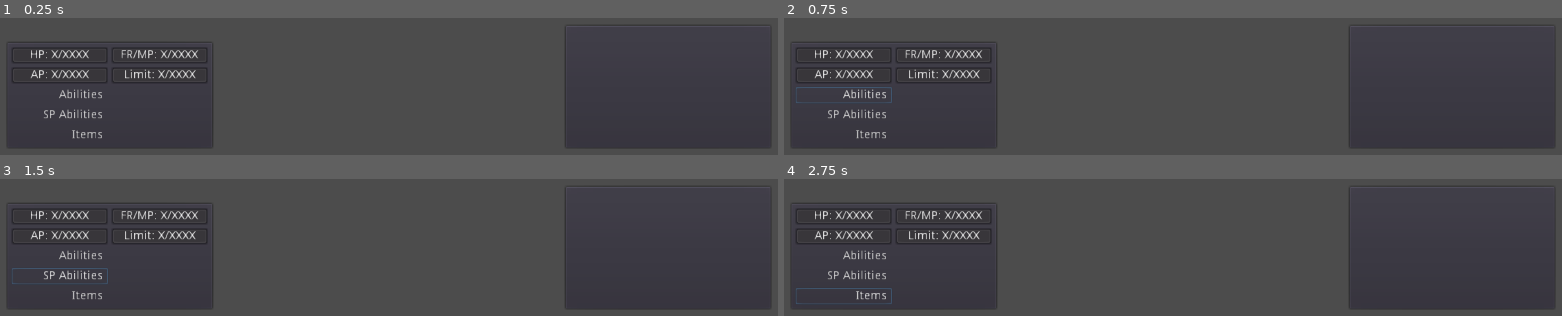
Above: before the commit, frames 1-4 (two rows, left to right).
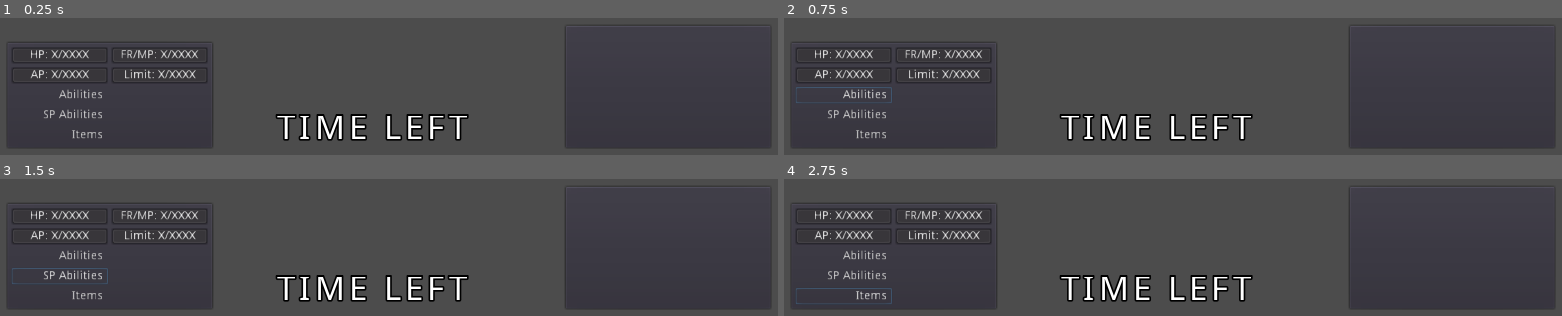
Above: after the commit, the same moments.

Repository: cypher31/come-sail-away
Game: Godot game, scene res://stage_battle/stage_battle.tscn
The game is run twice, just before and just after one commit, with the same random seed, the same clock (stepped at 60 frames per second) and the same inputs. This scene is started directly instead of the project's main scene. The engine's default icon, where the game draws it, is replaced by a stand-in: a white triangle on a blue panel in a dark square.
Inputs:
- Up to frame 1 (0.25 s): no input
- Up to frame 2 (0.75 s): click "Abilities" at 0.5 s
- Up to frame 3 (1.5 s): click "SP Abilities" at 1.25 s
- Up to frame 4 (2.75 s): click "Items" at 2 s

The runs differ from the first frame. In frame 1, 2.3% of the frame differs, in the area x 35-61%, y 70-90%; in frame 2, 2.3%; in frame 3, 2.3%; in frame 4, 2.3%.
Error before the commit: Invalid call. Nonexistent function 'get_node' in base 'Nil'. (res://utility.gd:45)
Error after the commit: Invalid call. Nonexistent function 'get_node' in base 'Nil'. (res://utility.gd:46)

Commit message:
Added time left display to battle stage

Diff:
--- a/enemy_base/enemy_base.gd
+++ b/enemy_base/enemy_base.gd
@@ -3,15 +3,23 @@
 
 #enemy stats
 var health : int = 10
-var health_points : int = health
-var armor = 0
-var speed = 5
+var armor : int = 0
+var speed : int = 5
+var strength : int = 2
+var dexterity : int = 2
 var direction : Vector2 = Vector2(-1,0)
 var moving : bool
-var turn_timer : Timer
+var action_max : int = (speed + strength) * 2 + dexterity
 var turn_active : bool = false #variable to check if it is this characters turn or not
 var turn_count : int #variable to check what key this entity was given to remove from turn dict
 var in_battle : bool #variablet to check if entity is in a battle or not
+
+#battle stats
+var health_points : int = health #health during battle
+var action_points : int = 0 #always starts at zero
+var turn_timer : Timer
+var char_class : String #character base clas
+var class_base : String = "enemy"
 
 onready var anim_player = $AnimationPlayer
 
@@ -41,7 +49,9 @@
 
 	#turn handling -
 	if !turn_timer.paused:
-		print(turn_timer.get_time_left())
+		var time_to_show = time_left
+		var format_time = "%3.2f" % time_left
+		utility.emit_signal("update_battle_time", format_time)
 		pass
 
 	if time_left <= 0.01 and in_battle:
--- a/main_char_prototype/main_char_prototype.gd
+++ b/main_char_prototype/main_char_prototype.gd
@@ -149,7 +149,9 @@
 
 	#turn handling -
 	if !turn_timer.paused:
-		print(turn_timer.get_time_left())
+		var time_to_show = time_left
+		var format_time = "%3.2f" % time_left
+		utility.emit_signal("update_battle_time", format_time)
 		pass
 
 	if time_left <= 0.01 and in_battle:
--- a/menu_battle_player/menu_battle_player.tscn
+++ b/menu_battle_player/menu_battle_player.tscn
@@ -4,7 +4,7 @@
 margin_right = 290.0
 margin_bottom = 540.0
 custom_constants/margin_right = 20
-custom_constants/margin_top = 10
+custom_constants/margin_top = 20
 custom_constants/margin_left = 20
 custom_constants/margin_bottom = 20
 __meta__ = {
--- a/stage_battle/stage_battle.gd
+++ b/stage_battle/stage_battle.gd
@@ -11,6 +11,7 @@
 	utility.connect("turn_over", self, "_next_turn")
 	utility.connect("entity_hp_zero", self, "_remove_turn")
 	utility.connect("update_battle_menu", self, "_update_battle_menu")
+	utility.connect("update_battle_time", self, "_update_battle_time")
 	pass # Replace with function body.
 
 
@@ -83,7 +84,7 @@
 	return
 
 func _update_battle_menu(character):
-	var battle_menu = $container_menu/menu_battle_player
+	var battle_menu = $container_menu/container_menu_bot/menu_battle_player
 	var menu_name : Label= battle_menu.get_node("PanelContainer/VBoxContainer/name")
 	var bar_hp : ProgressBar = battle_menu.get_node("PanelContainer/VBoxContainer/hp_rs_container/bar_hp")
 	var bar_hp_label : Label = bar_hp.get_node("Label")
@@ -140,6 +141,9 @@
 	var final_string_action = label_string_action % [character.action_points, character.action_max]
 	bar_action_label.set_text(final_string_action)
 
+	if char_class == "enemy":
+		return
+
 	#set limit bar
 	bar_limit.max_value = character.limit_points_max
 	bar_limit.set_value(character.limit_points)
@@ -147,3 +151,8 @@
 	var final_string_limit = label_string_limit % [character.limit_points, character.limit_points_max]
 	bar_limit_label.set_text(final_string_limit)
 	return
+
+func _update_battle_time(time):
+	var label_time_left : Label = $container_menu/container_menu_bot/container_time/mc/label_time_left
+	label_time_left.set_text(str(time))
+	return
--- a/stage_battle/stage_battle.tscn
+++ b/stage_battle/stage_battle.tscn
@@ -1,7 +1,15 @@
-[gd_scene load_steps=3 format=2]
+[gd_scene load_steps=5 format=2]
 
 [ext_resource path="res://stage_battle/stage_battle.gd" type="Script" id=1]
 [ext_resource path="res://menu_battle_player/menu_battle_player.tscn" type="PackedScene" id=2]
+[ext_resource path="res://assets/fonts/NotoSans-Regular.ttf" type="DynamicFontData" id=3]
+
+[sub_resource type="DynamicFont" id=1]
+size = 40
+outline_size = 2
+outline_color = Color( 0, 0, 0, 1 )
+extra_spacing_char = 5
+font_data = ExtResource( 3 )
 
 [node name="stage_battle" type="Node2D"]
 pause_mode = 2
@@ -33,30 +41,76 @@
 "_edit_lock_": true
 }
 
-[node name="container_menu" type="HBoxContainer" parent="."]
-margin_right = 960.0
-margin_bottom = 540.0
-rect_min_size = Vector2( 960, 540 )
+[node name="container_menu" type="VBoxContainer" parent="."]
+margin_right = 40.0
+margin_bottom = 40.0
+custom_constants/separation = 0
 __meta__ = {
 "_edit_use_anchors_": false
 }
 
-[node name="menu_battle_player" parent="container_menu" instance=ExtResource( 2 )]
+[node name="container_menu_top" type="HBoxContainer" parent="container_menu"]
+margin_right = 960.0
+margin_bottom = 270.0
+rect_min_size = Vector2( 960, 270 )
+__meta__ = {
+"_edit_use_anchors_": false
+}
 
-[node name="menu_enemy_stats" type="MarginContainer" parent="container_menu"]
+[node name="container_menu_bot" type="HBoxContainer" parent="container_menu"]
+margin_top = 270.0
+margin_right = 960.0
+margin_bottom = 540.0
+rect_min_size = Vector2( 960, 270 )
+__meta__ = {
+"_edit_use_anchors_": false
+}
+
+[node name="menu_battle_player" parent="container_menu/container_menu_bot" instance=ExtResource( 2 )]
+margin_bottom = 270.0
+
+[node name="container_time" type="VBoxContainer" parent="container_menu/container_menu_bot"]
+margin_left = 294.0
+margin_right = 625.0
+margin_bottom = 270.0
+size_flags_horizontal = 3
+size_flags_vertical = 3
+
+[node name="mc" type="MarginContainer" parent="container_menu/container_menu_bot/container_time"]
+margin_top = 175.0
+margin_right = 331.0
+margin_bottom = 270.0
+size_flags_vertical = 10
+custom_constants/margin_right = 20
+custom_constants/margin_top = 20
+custom_constants/margin_left = 20
+custom_constants/margin_bottom = 20
+
+[node name="label_time_left" type="Label" parent="container_menu/container_menu_bot/container_time/mc"]
+margin_left = 20.0
+margin_top = 20.0
+margin_right = 311.0
+margin_bottom = 75.0
+size_flags_vertical = 10
+custom_fonts/font = SubResource( 1 )
+text = "TIME LEFT"
+align = 1
+valign = 1
+
+[node name="menu_enemy_stats" type="MarginContainer" parent="container_menu/container_menu_bot"]
 margin_left = 670.0
 margin_right = 960.0
-margin_bottom = 540.0
+margin_bottom = 270.0
 size_flags_horizontal = 10
 custom_constants/margin_right = 20
 custom_constants/margin_top = 10
 custom_constants/margin_left = 20
 custom_constants/margin_bottom = 20
 
-[node name="PanelContainer" type="PanelContainer" parent="container_menu/menu_enemy_stats"]
+[node name="PanelContainer" type="PanelContainer" parent="container_menu/container_menu_bot/menu_enemy_stats"]
 margin_left = 20.0
-margin_top = 370.0
+margin_top = 100.0
 margin_right = 270.0
-margin_bottom = 520.0
+margin_bottom = 250.0
 rect_min_size = Vector2( 250, 150 )
 size_flags_vertical = 8
--- a/utility.gd
+++ b/utility.gd
@@ -5,6 +5,7 @@
 signal turn_over #emitted when an entities turn is over
 signal entity_hp_zero #emitted when an entities hp drops to zero
 signal update_battle_menu #emitted when a turn change happens, updates menu for the characters turn
+signal update_battle_time #updates the timer at the bottom of the battle screen
 
 #variables
 var stage_current : String #hold what stage is currently used
Binary file added: assets/fonts/NotoSans-Regular.ttf
